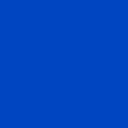
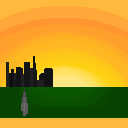
The second w=128, h=128 image is a revision of the first. Changes to its layers:
added layer "Layer 6" above "Layer 5" over [6, 56, 53, 116]
renamed "Layer 3" to "Layer 5", showed it, moved it above "Layer 4", painted on it over [0, 67, 128, 118]
renamed "Layer 2" to "Layer 4", showed it, painted on it over [0, 1, 128, 93]
painted on "Background" over [0, 0, 128, 128]
